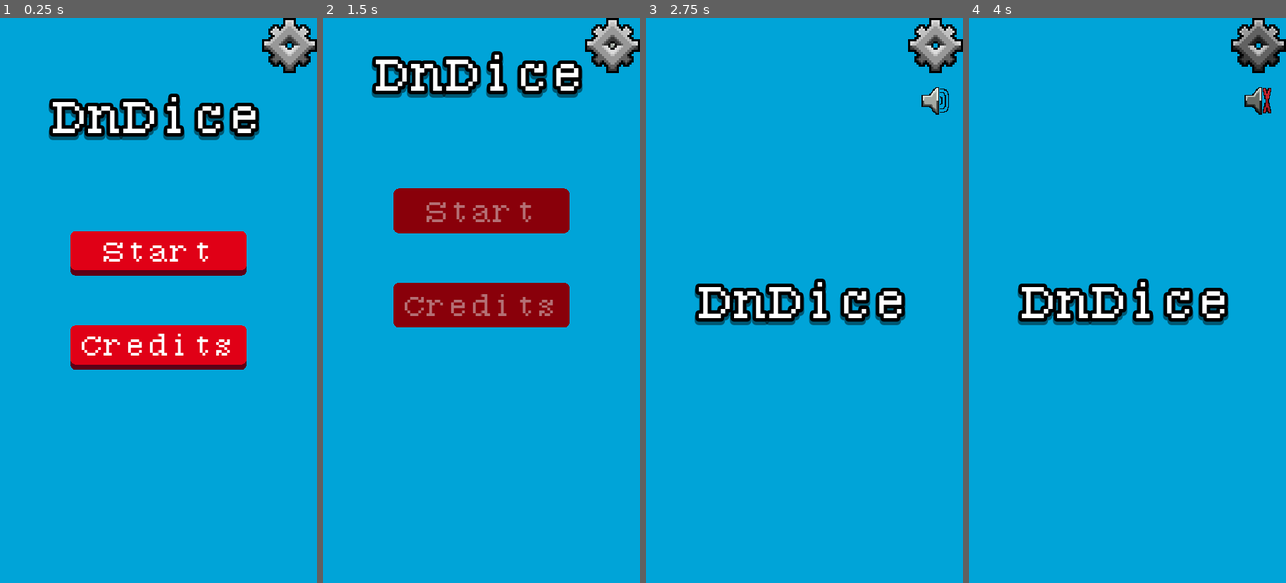
Above: before the commit, frames 1-4 (left to right).
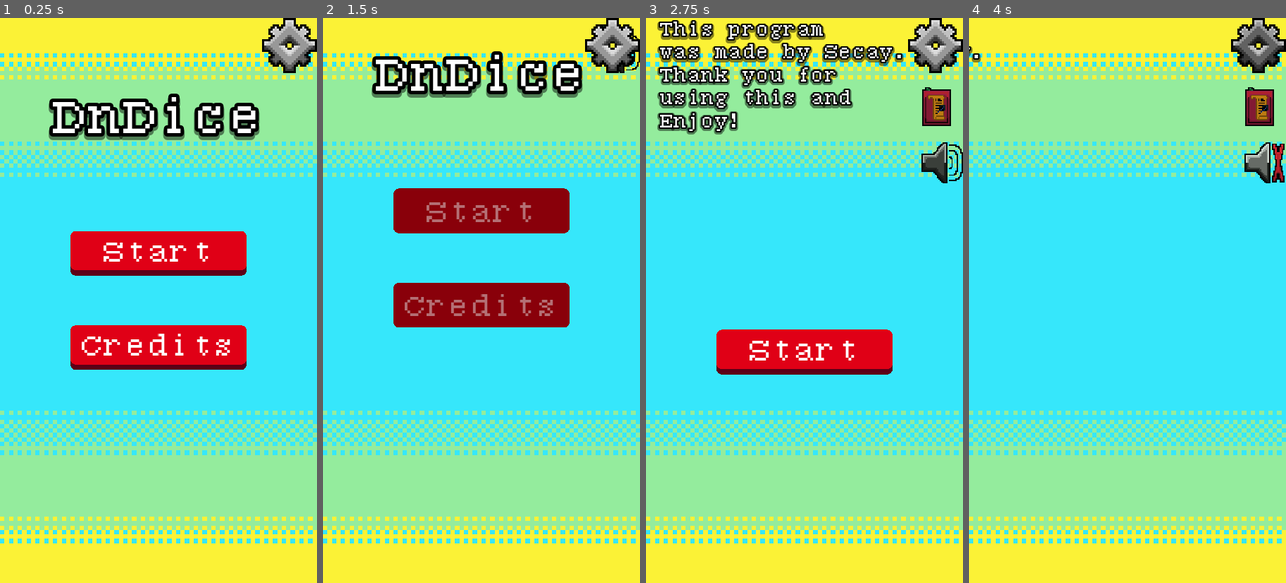
Above: after the commit, the same moments.

Repository: Secay25/DnDDiceRoller
Game: Godot game, scene res://Scenes/game.tscn
The game is run twice, just before and just after one commit, with the same random seed, the same clock (stepped at 60 frames per second) and the same inputs.
Inputs (mouse positions are in pixels of both pictures, inside the frame that each line leads up to; where the layout moved, square brackets give the same spot in the first picture):
- Up to frame 1 (0.25 s): no input
- Up to frame 2 (1.5 s): click "Credits" at 0.5 s; click (611, 46) at 1.25 s
- Up to frame 3 (2.75 s): click (804, 470) at 2 s, where only the run after the commit has a clickable "Start"
- Up to frame 4 (4 s): click (1127, 351) at 2.75 s, where only the run after the commit has a clickable "Start"; click (1263, 164) [1257, 102] at 3.5 s

The runs differ from the first frame. In frame 1, 87% of the frame differs, in the area x 0-100%, y 0-100%; in frame 2, 87%; in frame 3, 99%; in frame 4, 99%.

Commit message:
Added Text to the credits a button and additional icons for the settings.

Diff:
--- a/Scenes/game.tscn
+++ b/Scenes/game.tscn
@@ -1,13 +1,27 @@
-[gd_scene load_steps=9 format=3 uid="uid://c8b5c468jx7e3"]
+[gd_scene load_steps=15 format=3 uid="uid://c8b5c468jx7e3"]
 
 [ext_resource type="Script" path="res://Scenes/startMenu.gd" id="1_7a75a"]
+[ext_resource type="Texture2D" uid="uid://c55uyci3e3rp5" path="res://Art/Background/Background.png" id="1_q573a"]
 [ext_resource type="LabelSettings" uid="uid://dtrir8icwvxv7" path="res://Fonts/712serif128grey25blackshadow30-5-5.tres" id="1_wkxan"]
 [ext_resource type="Theme" uid="uid://p3k45kpnfmi7" path="res://Resources/Buttons/buttonThemes.tres" id="2_6eeqn"]
 [ext_resource type="Theme" uid="uid://dsedf33rtjse7" path="res://Resources/Buttons/creditsTheme.tres" id="4_3sai3"]
 [ext_resource type="Script" path="res://Scenes/gameMenu.gd" id="4_kp3ou"]
+[ext_resource type="FontFile" uid="uid://d4nmlc0ojikdb" path="res://Fonts/712_serif.ttf" id="6_24kvb"]
 [ext_resource type="Texture2D" uid="uid://cebxqhxb5xi1o" path="res://Art/Settings/Cogwheel/Cogwheel.png" id="6_e5p7b"]
 [ext_resource type="Script" path="res://Scenes/settings.gd" id="7_fnk7n"]
 [ext_resource type="Texture2D" uid="uid://p7stgxxs6kcf" path="res://Art/Settings/Speaker/Speaker.png" id="8_q0ek3"]
+[ext_resource type="Texture2D" uid="uid://dyw43lus04np5" path="res://Art/Settings/Speaker/DisabledSpeaker.png" id="8_vut64"]
+[ext_resource type="Texture2D" uid="uid://uj0fodyn5s3d" path="res://Art/Settings/Book/Book.png" id="9_h8um5"]
+[ext_resource type="Texture2D" uid="uid://cu47og2si3d1p" path="res://Art/Settings/Book/Book Dark.png" id="9_qt6e2"]
+
+[sub_resource type="LabelSettings" id="LabelSettings_otmc7"]
+font = ExtResource("6_24kvb")
+font_size = 50
+outline_size = 10
+outline_color = Color(0, 0, 0, 1)
+shadow_size = 20
+shadow_color = Color(0, 0, 0, 0.470588)
+shadow_offset = Vector2(0, 2)
 
 [node name="Main" type="Control"]
 layout_mode = 3
@@ -24,14 +38,14 @@
 grow_horizontal = 2
 grow_vertical = 2
 
-[node name="Background" type="ColorRect" parent="UI"]
-layout_mode = 1
-anchors_preset = 15
-anchor_right = 1.0
-anchor_bottom = 1.0
-grow_horizontal = 2
-grow_vertical = 2
-color = Color(0, 0.643137, 0.847059, 1)
+[node name="Background" type="TextureRect" parent="UI"]
+layout_mode = 1
+anchors_preset = 15
+anchor_right = 1.0
+anchor_bottom = 1.0
+grow_horizontal = 2
+grow_vertical = 2
+texture = ExtResource("1_q573a")
 
 [node name="StartMenu" type="Control" parent="UI" node_paths=PackedStringArray("gameMenuControl", "creditsMenu", "startButton", "creditsButton")]
 layout_mode = 1
@@ -124,23 +138,40 @@
 grow_vertical = 2
 script = ExtResource("4_kp3ou")
 
-[node name="Title2" type="Label" parent="UI/CreditsMenu"]
-custom_minimum_size = Vector2(0, 80)
-layout_mode = 1
-anchors_preset = 14
+[node name="CreditsStart" type="Button" parent="UI/CreditsMenu"]
+layout_mode = 1
+anchors_preset = 8
+anchor_left = 0.5
 anchor_top = 0.5
-anchor_right = 1.0
-anchor_bottom = 0.5
-offset_top = -48.0
-offset_bottom = 48.0
-grow_horizontal = 2
-grow_vertical = 2
-text = "DnDice"
-label_settings = ExtResource("1_wkxan")
-horizontal_alignment = 1
-vertical_alignment = 1
-
-[node name="Settings" type="Control" parent="UI" node_paths=PackedStringArray("settingsButton", "muteButton")]
+anchor_right = 0.5
+anchor_bottom = 0.5
+offset_left = -100.0
+offset_top = 58.0
+offset_right = 100.0
+offset_bottom = 128.0
+grow_horizontal = 2
+grow_vertical = 2
+size_flags_horizontal = 4
+size_flags_vertical = 4
+theme = ExtResource("2_6eeqn")
+theme_override_colors/font_color = Color(1, 1, 1, 1)
+text = "Start"
+
+[node name="CreditsLabel" type="Label" parent="UI/CreditsMenu"]
+layout_mode = 1
+anchors_preset = 15
+anchor_right = 1.0
+anchor_bottom = 1.0
+grow_horizontal = 2
+grow_vertical = 2
+text = " This program
+ was made by Secay.
+ Thank you for
+ using this and
+ Enjoy!"
+label_settings = SubResource("LabelSettings_otmc7")
+
+[node name="Settings" type="Control" parent="UI" node_paths=PackedStringArray("settingsButton", "historyButton", "muteButton")]
 layout_mode = 1
 anchors_preset = 1
 anchor_left = 1.0
@@ -150,9 +181,25 @@
 grow_horizontal = 0
 script = ExtResource("7_fnk7n")
 settingsButton = NodePath("Cogwheel")
-muteButton = NodePath("Mute")
-
-[node name="Mute" type="TextureButton" parent="UI/Settings"]
+historyButton = NodePath("Book")
+muteButton = NodePath("Speaker")
+
+[node name="Book" type="TextureButton" parent="UI/Settings"]
+visible = false
+layout_mode = 0
+offset_left = 12.0
+offset_top = 12.0
+offset_right = 87.0
+offset_bottom = 87.0
+pivot_offset = Vector2(37, 37)
+disabled = true
+toggle_mode = true
+texture_normal = ExtResource("9_h8um5")
+texture_disabled = ExtResource("9_qt6e2")
+ignore_texture_size = true
+stretch_mode = 0
+
+[node name="Speaker" type="TextureButton" parent="UI/Settings"]
 visible = false
 layout_mode = 1
 anchors_preset = -1
@@ -160,16 +207,25 @@
 anchor_bottom = 0.5
 offset_left = 25.0
 offset_top = 25.0
-offset_right = 25.0
-offset_bottom = -75.0
-grow_horizontal = 2
-grow_vertical = 2
-pivot_offset = Vector2(25, 25)
+offset_right = 50.0
+offset_bottom = -50.0
+grow_horizontal = 2
+grow_vertical = 2
+pivot_offset = Vector2(37, 37)
 disabled = true
 toggle_mode = true
 texture_normal = ExtResource("8_q0ek3")
+texture_disabled = ExtResource("8_vut64")
 ignore_texture_size = true
 stretch_mode = 0
+
+[node name="ColorRect" type="ColorRect" parent="UI/Settings"]
+layout_mode = 0
+offset_left = 29.0
+offset_top = 25.0
+offset_right = 69.0
+offset_bottom = 65.0
+color = Color(0.984314, 0.94902, 0.211765, 1)
 
 [node name="Cogwheel" type="TextureButton" parent="UI/Settings"]
 layout_mode = 1
@@ -187,5 +243,6 @@
 
 [connection signal="pressed" from="UI/StartMenu/VBoxContainer/Start" to="UI/StartMenu" method="_onStartPressed"]
 [connection signal="pressed" from="UI/StartMenu/VBoxContainer/Credits" to="UI/StartMenu" method="_onCreditsPressed"]
-[connection signal="toggled" from="UI/Settings/Mute" to="UI/Settings" method="_onMuteToggled"]
+[connection signal="pressed" from="UI/CreditsMenu/CreditsStart" to="UI/StartMenu" method="_onCreditsStartPressed"]
+[connection signal="toggled" from="UI/Settings/Speaker" to="UI/Settings" method="_onMuteToggled"]
 [connection signal="toggled" from="UI/Settings/Cogwheel" to="UI/Settings" method="_onToggled"]
--- a/Scenes/gameMenu.gd
+++ b/Scenes/gameMenu.gd
@@ -1,4 +1,4 @@
 class_name GameUI extends Control
 
 func MainStarted() -> void:
-	pass
+	Global.rolled = true
--- a/Scenes/settings.gd
+++ b/Scenes/settings.gd
@@ -3,19 +3,25 @@
 @export_category("Node Exports")
 @export_group("Node References")
 @export var settingsButton: TextureButton
+@export var historyButton: TextureButton
 @export var muteButton: TextureButton
-@onready var muteOrigin: float = muteButton.position.y
-@onready var muteActivePos: float = muteOrigin + 100
+@onready var buttonOrigins: float = muteButton.position.y
+@onready var historyActivePos: float = buttonOrigins + 100
+@onready var muteActivePos: float = buttonOrigins + 200
 
 var cogwheelNormal: Texture2D = preload("res://Art/Settings/Cogwheel/Cogwheel.png")
 var cogwheelPressed: Texture2D = preload("res://Art/Settings/Cogwheel/CogwheelPressed.png")
 var speakerNormal: Texture2D = preload("res://Art/Settings/Speaker/Speaker.png")
+var speakerDisabled: Texture2D = preload("res://Art/Settings/Speaker/DisabledSpeaker.png")
 var speakerPressed: Texture2D = preload("res://Art/Settings/Speaker/MutedSpeaker.png")
-var fullRot: int = 1080
+var speakerMutedDisabled: Texture2D = preload("res://Art/Settings/Speaker/DisabledMutedSpeaker.png")
+var fullRot: float = 6 * PI
 
 func _ready() -> void:
 	if !Global.sfx:
 		muteButton.set_pressed_no_signal(true)
+		muteButton.texture_normal = speakerPressed
+		muteButton.texture_disabled = speakerMutedDisabled
 
 func ChangeSprites(image: Texture2D,turnOn: bool = true) -> void:
 	settingsButton.texture_normal = image
@@ -23,6 +29,12 @@
 	settingsButton.rotation = 0
 	muteButton.disabled = !turnOn
 	muteButton.visible = turnOn
+	historyButton.visible = turnOn
+
+	if Global.rolled:
+		#INFO Will work on this later!
+		#historyButton.disabled = !turnOn
+		pass
 
 #region Signals
 func _onToggled(toggled_on: bool) -> void:
@@ -32,28 +44,33 @@
 		#pressed
 		settingsButton.disabled = true
 		muteButton.disabled = true
+		historyButton.disabled = true
 		muteButton.show()
+		historyButton.show()
 		tween.set_parallel()
 		tween.tween_property(muteButton,"position:y",muteActivePos,1.5).set_trans(Tween.TRANS_QUINT).set_ease(Tween.EASE_IN_OUT)
-		tween.set_parallel(false)
-		tween.parallel().tween_property(settingsButton,"rotation",deg_to_rad(-fullRot),1.5).set_trans(Tween.TRANS_QUINT)
-		tween.tween_callback(ChangeSprites.bind(cogwheelPressed))
+		tween.tween_property(historyButton,"position:y",historyActivePos,1.5).set_trans(Tween.TRANS_QUINT).set_ease(Tween.EASE_IN_OUT)
+		tween.tween_property(settingsButton,"rotation",-fullRot,1.5).set_trans(Tween.TRANS_QUINT)
+		tween.chain().tween_callback(ChangeSprites.bind(cogwheelPressed))
 	else:
 		#not pressed
 		settingsButton.disabled = true
 		muteButton.disabled = true
+		historyButton.disabled = true
 		tween.set_parallel()
-		tween.tween_property(muteButton,"position:y",muteOrigin,1.5).set_trans(Tween.TRANS_QUINT).set_ease(Tween.EASE_IN_OUT)
-		tween.set_parallel(false)
-		tween.parallel().tween_property(settingsButton,"rotation",deg_to_rad(fullRot),1.5).set_trans(Tween.TRANS_QUINT)
-		tween.tween_callback(ChangeSprites.bind(cogwheelNormal,false))
+		tween.tween_property(muteButton,"position:y",buttonOrigins,1.5).set_trans(Tween.TRANS_QUINT).set_ease(Tween.EASE_IN_OUT)
+		tween.tween_property(historyButton,"position:y",buttonOrigins,1.5).set_trans(Tween.TRANS_QUINT).set_ease(Tween.EASE_IN_OUT)
+		tween.tween_property(settingsButton,"rotation",fullRot,1.5).set_trans(Tween.TRANS_QUINT)
+		tween.chain().tween_callback(ChangeSprites.bind(cogwheelNormal,false))
 
 func _onMuteToggled(toggled_on: bool) -> void:
 	if toggled_on:
 		#pressed
 		Global.sfx = false
 		muteButton.texture_normal = speakerPressed
+		muteButton.texture_disabled = speakerMutedDisabled
 	else:
 		Global.sfx = true
 		muteButton.texture_normal = speakerNormal
+		muteButton.texture_disabled = speakerDisabled
 #endregion
--- a/Scenes/startMenu.gd
+++ b/Scenes/startMenu.gd
@@ -8,14 +8,14 @@
 @export var creditsButton: Button
 var swoopDur: Array[int] = [3,2]
 
-func StartRolling(firstObject: Node,secondObject: Node,targetPos: Vector4,mainStarted: bool = false) -> void:
+func StartRolling(firstObject: Node,secondObject: Node,targetPosFirst: Vector2,targetPosSecond: Vector2,mainStarted: bool = false) -> void:
 	startButton.disabled = true
 	creditsButton.disabled = true
 	var tween: Tween = create_tween().bind_node(self)
 	tween.set_parallel()
 	tween.set_trans(Tween.TRANS_QUART)
-	tween.tween_property(firstObject,"position",Vector2(targetPos.x,targetPos.y),swoopDur[0])
-	tween.tween_property(secondObject,"position",Vector2(targetPos.z,targetPos.w),swoopDur[1])
+	tween.tween_property(firstObject,"position",targetPosFirst,swoopDur[0])
+	tween.tween_property(secondObject,"position",targetPosSecond,swoopDur[1])
 
 	if mainStarted:
 		tween.chain().tween_callback(RollingStarted)
@@ -25,7 +25,10 @@
 	queue_free()
 
 func _onStartPressed() -> void:
-	StartRolling(self,gameMenuControl,Vector4(-Global.defaultWidth * 4,position.y,position.x,position.y),true)
+	StartRolling(self,gameMenuControl,Vector2(-Global.defaultWidth * 4,position.y),position,true)
 
 func _onCreditsPressed() -> void:
-	StartRolling(self,creditsMenu,Vector4(0,-Global.defaultHeight,0,0))
+	StartRolling(self,creditsMenu,Vector2(0,-Global.defaultHeight),Vector2.ZERO)
+
+func _onCreditsStartPressed() -> void:
+	StartRolling(creditsMenu,gameMenuControl,Vector2(-Global.defaultWidth * 4,creditsMenu.position.y),creditsMenu.position,true)
--- a/Scripts/global.gd
+++ b/Scripts/global.gd
@@ -3,3 +3,4 @@
 var defaultWidth: int = 576
 var defaultHeight: int = 1024
 var sfx = true
+var rolled = false
Binary file added: Art/Background/Background.aseprite
Binary file added: Art/Background/Background.png
Not shown, added: Art/Background/Background.png.import
Binary file added: Art/Settings/Book/Book Dark.png
Not shown, added: Art/Settings/Book/Book Dark.png.import
Binary file changed: Art/Settings/Book/Book.aseprite
Binary file added: Art/Settings/Book/Book.png
Not shown, added: Art/Settings/Book/Book.png.import
Binary file added: Art/Settings/Speaker/DisabledMutedSpeaker.png
Not shown, added: Art/Settings/Speaker/DisabledMutedSpeaker.png.import
Binary file added: Art/Settings/Speaker/DisabledSpeaker.png
Not shown, added: Art/Settings/Speaker/DisabledSpeaker.png.import
(and 3 more such lines)
